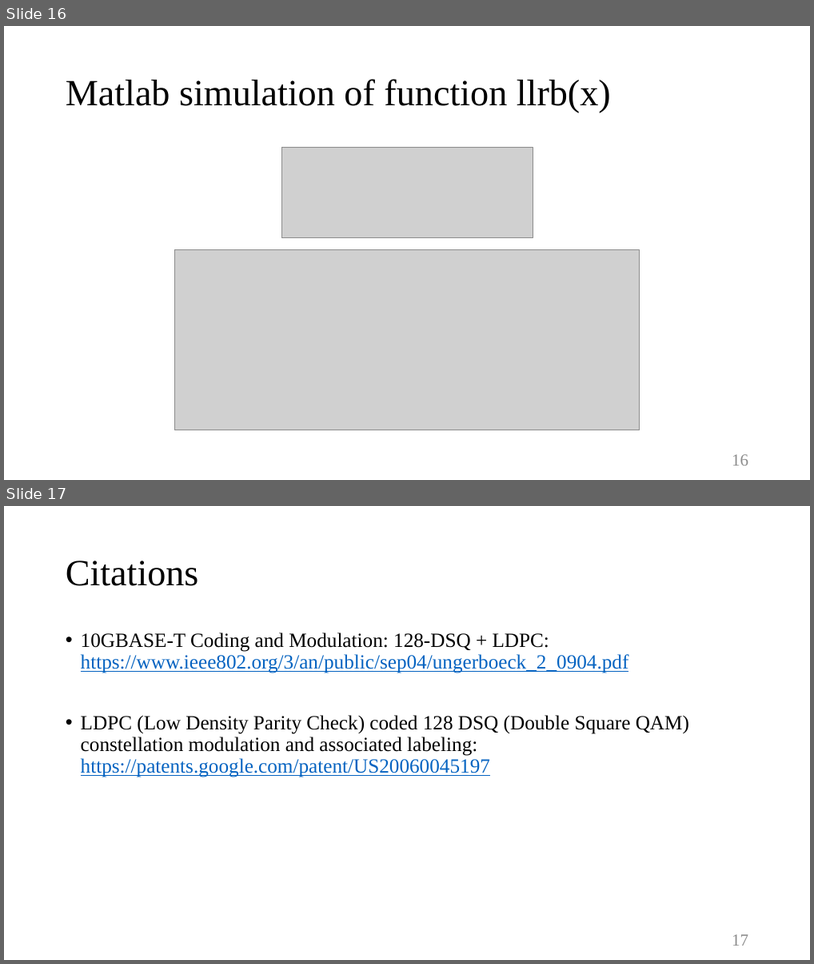
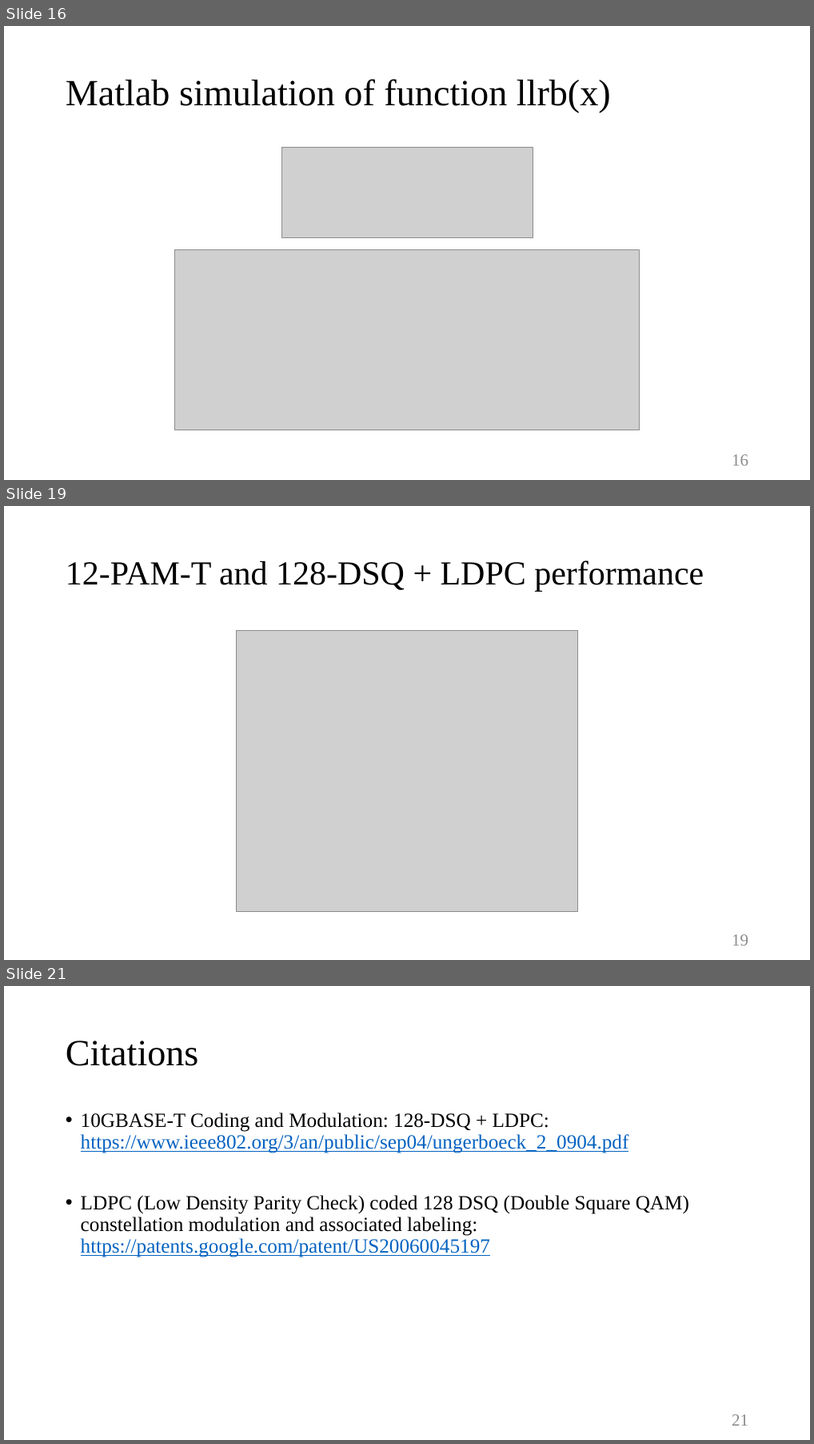
Before and after one commit to Freddy0406/128DSQ, a slide deck: 10GBASE-T Coding and Modulation.pptx. Shown one above the other, each under a label of ours: slides 16 and 17 before the commit, slides 16, 19 and 21 after it; the slides between them are not shown. The pictures are 814x964 and 814x1444 pixels, drawn with LibreOffice and Linux fonts; fonts in the diff are those of the drawing; grey boxes stand for pictures. Boxes give left, top, right and bottom in pixels: in the first picture for what was removed or moved away, otherwise in the second. Text is boxed around its words. In the diff, an @@ line names an element or a change of style, - is before the commit and + after.

```diff
--- a/10GBASE-T Coding and Modulation.pptx
+++ b/10GBASE-T Coding and Modulation.pptx
@@ slide 19 added at [4,506,810,960], background #FFFFFF @@
@@ title added at [66,560,704,591], 40 pt, text #000000 @@
+12-PAM-T and 128-DSQ + LDPC performance
@@ picture added at [236,631,578,912] @@
@@ page number added at [732,934,749,945], 20 pt, text #8C8C8C @@
+19
@@ what was slide 17 is now slide 21 @@
@@ page number at [732,1414,749,1425]: text changed @@
-17
+21
```
Also in this commit, not shown: 1 slide changed, 4 other slides added.
